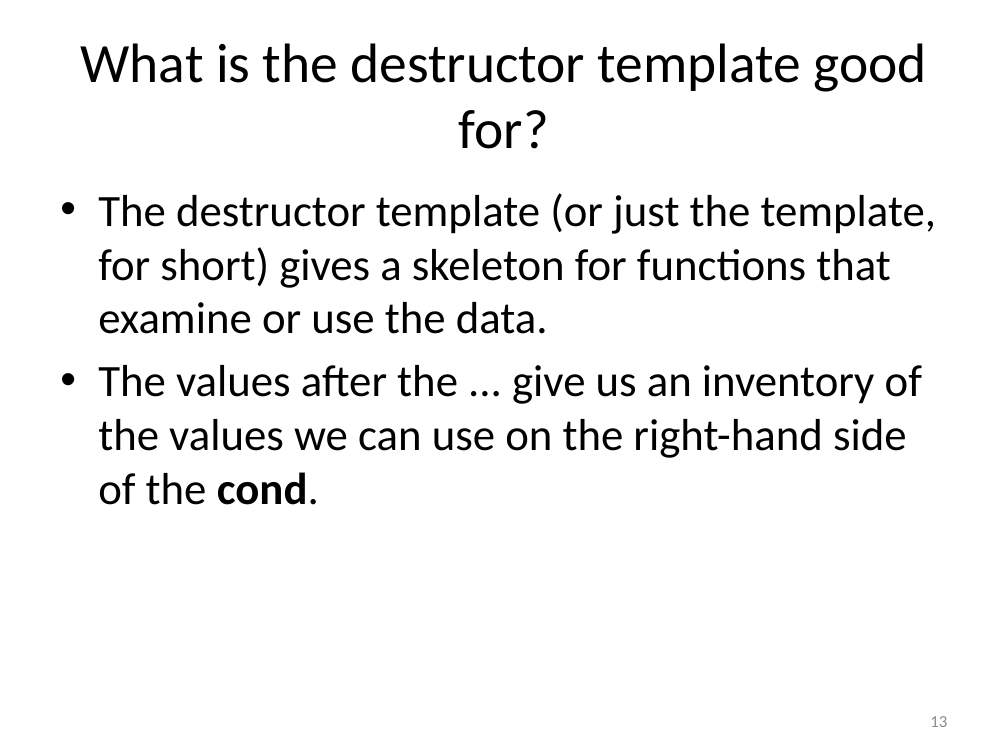
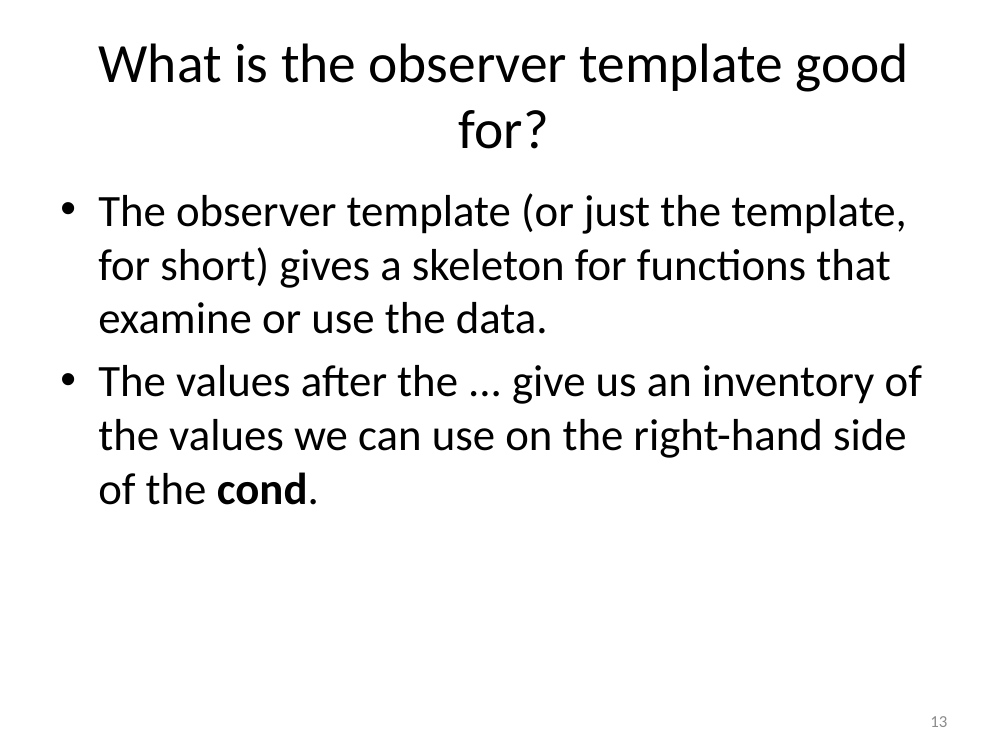
Before and after one commit to mwand/cs5010f16, a slide deck: slide 13 of Slides/Lesson 1.4 Templates.pptx. Drawn at 1008x756 pixels with LibreOffice and Linux fonts; fonts in the diff are those of the drawing. Boxes give left, top, right and bottom in pixels: in the first picture for what was removed or moved away, otherwise in the second. Text is boxed around its words. In the diff, an @@ line names an element or a change of style, - is before the commit and + after.

```diff
--- a/Slides/Lesson 1.4 Templates.pptx
+++ b/Slides/Lesson 1.4 Templates.pptx
@@ title at [99, 43, 908, 149]: text changed @@
-What is the destructor template good for?
+What is the observer template good for?
@@ text at [98, 193, 906, 334]: text changed @@
-• The destructor template (or just the template, for short) gives a skeleton for functions that examine or use the data.
+• The observer template (or just the template, for short) gives a skeleton for functions that examine or use the data.
```
Also in this commit, not shown: 5 other slides changed, 44 other files.
